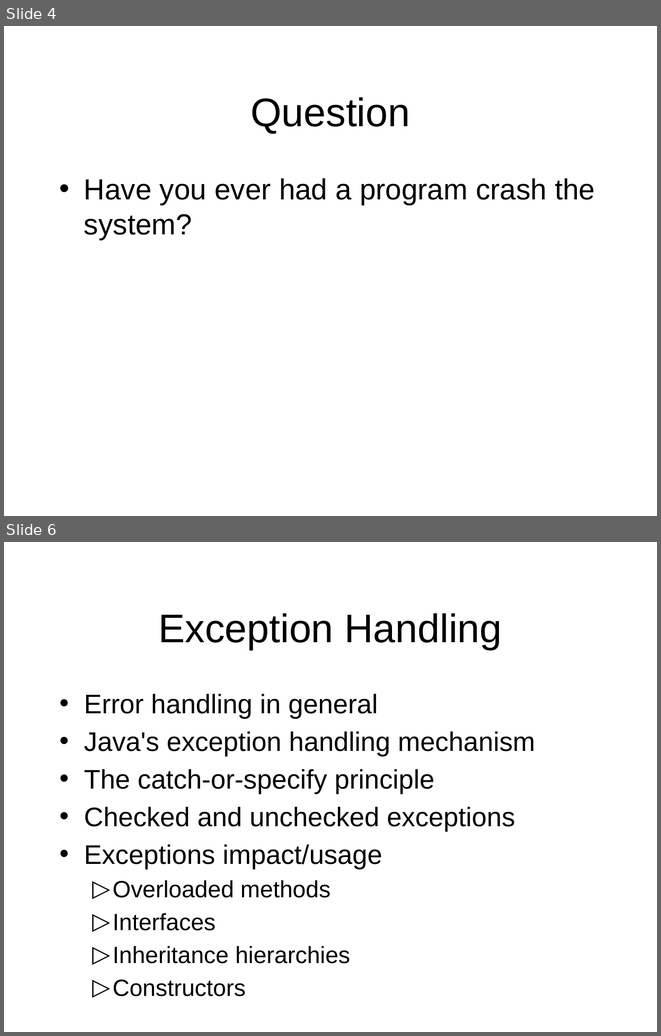
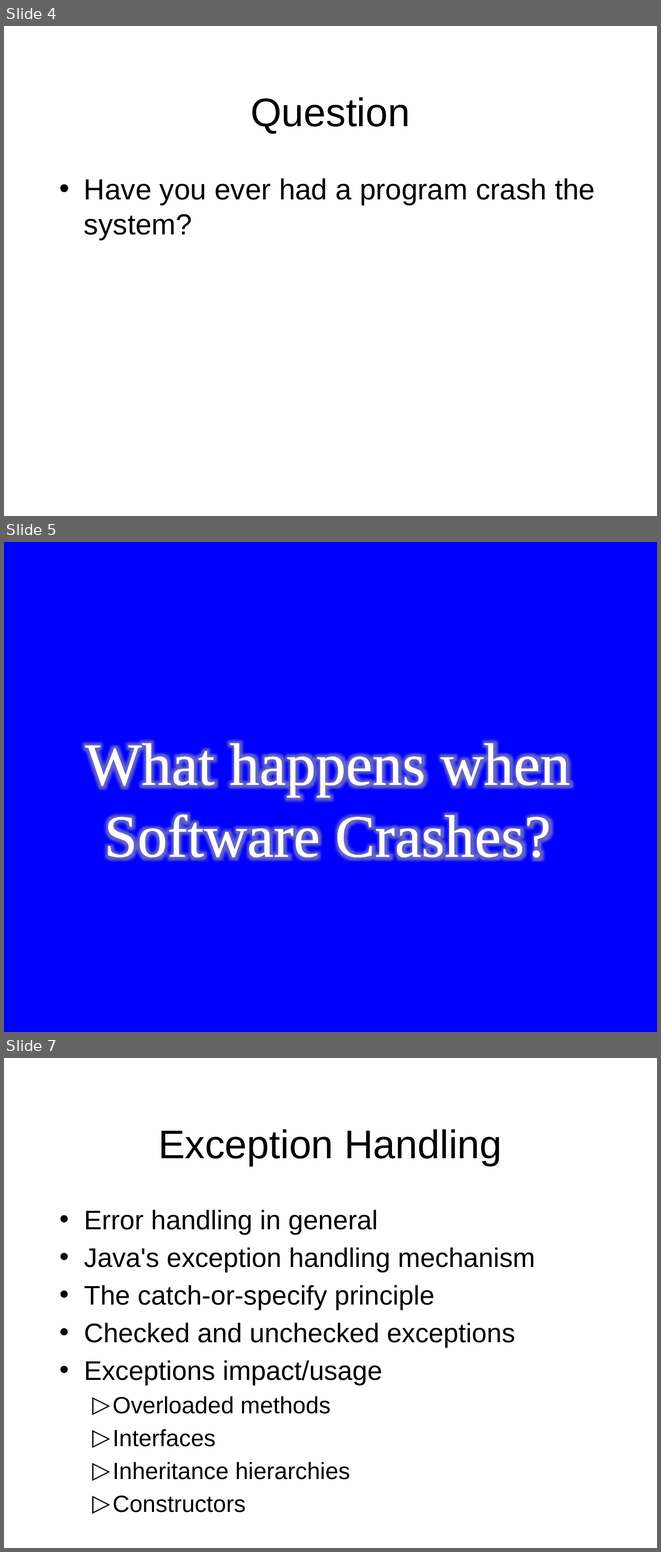
Before and after one commit to octaviordz/zjnu2017.github.io, a slide deck: OOP/lectures/060--Internal.Classes.and.Exceptions.pptx. Shown one above the other, each under a label of ours: slides 4 and 6 before the commit, slides 4, 5 and 7 after it; the slides between them are not shown. The pictures are 661x1036 and 661x1552 pixels, drawn with LibreOffice and Linux fonts; fonts in the diff are those of the drawing; background and template pictures are left out. Boxes give left, top, right and bottom in pixels: in the first picture for what was removed or moved away, otherwise in the second. Text is boxed around its words. In the diff, an @@ line names an element or a change of style, - is before the commit and + after.

```diff
--- a/OOP/lectures/060--Internal.Classes.and.Exceptions.pptx
+++ b/OOP/lectures/060--Internal.Classes.and.Exceptions.pptx
@@ slide 5 added at [4,542,657,1032], background picture (left out) @@
@@ text added at [85,738,570,867], 66 pt, text #FFFFFF @@
+What happens when Software Crashes?
@@ what was slide 6 is now slide 7 @@
```
Also in this commit, not shown: 25 slides changed, 2 other files.
